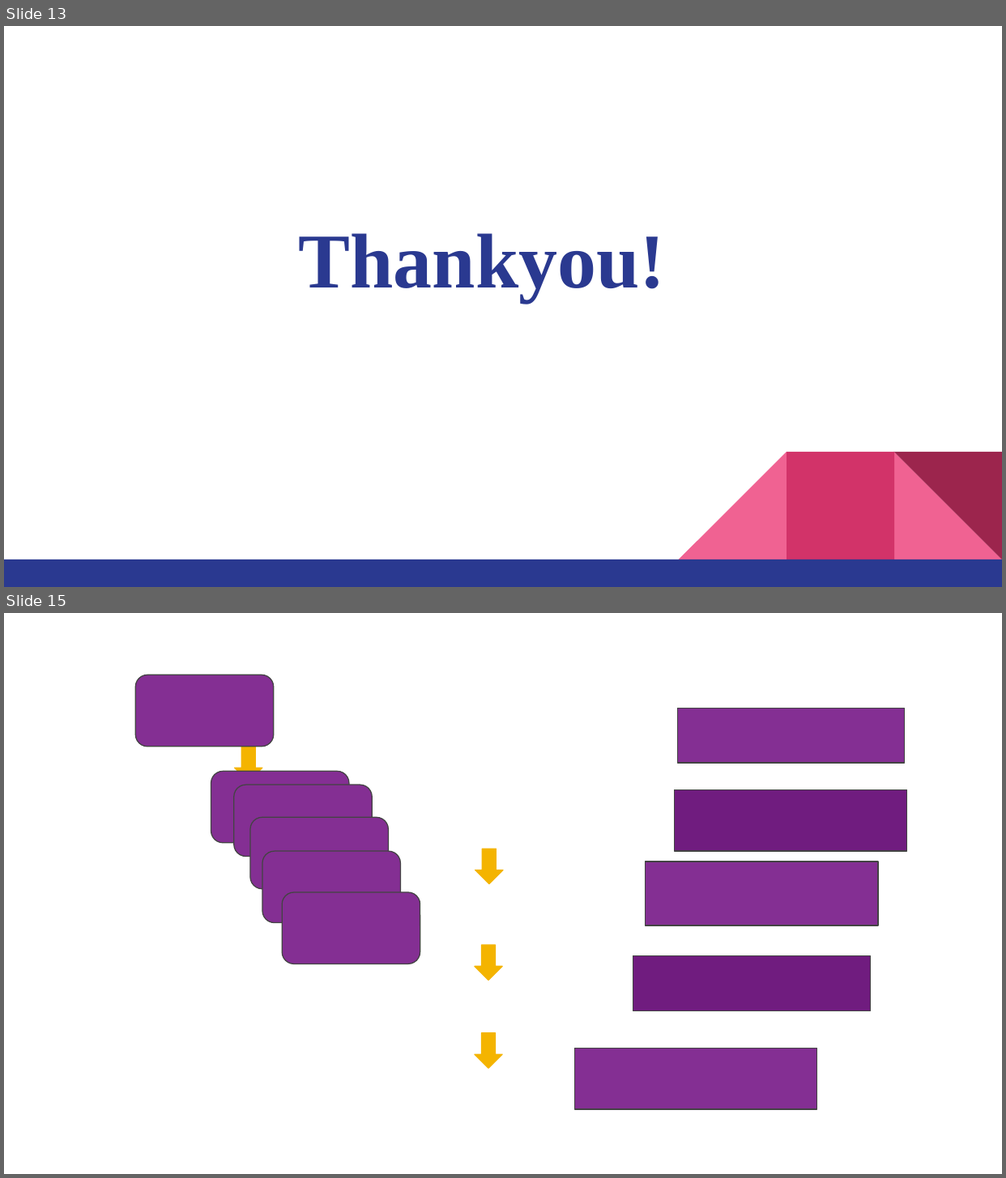
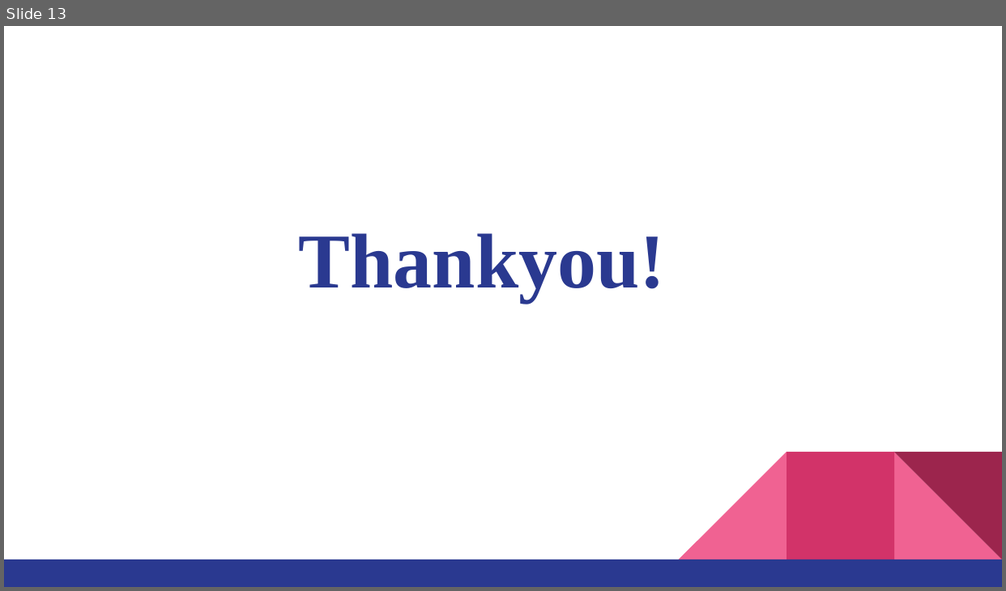
Before and after one commit to aryamishra452/Infosys_Springboard_Virtual_Internship-2026_Batch-11_Team-B, a slide deck: ElectViz_TeamPPT.pptx. Shown one above the other, each under a label of ours: slides 13 and 15 before the commit, slide 13 after it; the slides between them are not shown. The pictures are 1006x1178 and 1006x591 pixels, drawn with LibreOffice and Linux fonts; fonts in the diff are those of the drawing. Boxes give left, top, right and bottom in pixels: in the first picture for what was removed or moved away, otherwise in the second. Text is boxed around its words. In the diff, an @@ line names an element or a change of style, - is before the commit and + after.

```diff
--- a/ElectViz_TeamPPT.pptx
+++ b/ElectViz_TeamPPT.pptx
@@ slide 15 removed at [4, 613, 1002, 1174], background #FFFFFF @@
@@ rounded rectangle removed at [136, 675, 274, 747] @@
@@ rectangle removed at [678, 708, 904, 763] @@
@@ down arrow removed at [235, 747, 262, 781] @@
@@ rounded rectangle removed at [211, 772, 348, 844] @@
@@ rounded rectangle removed at [233, 785, 371, 857] @@
@@ rectangle removed at [675, 790, 907, 850] @@
@@ rounded rectangle removed at [250, 818, 388, 889] @@
@@ rounded rectangle removed at [262, 851, 400, 923] @@
@@ down arrow removed at [475, 849, 503, 884] @@
@@ rectangle removed at [645, 862, 877, 926] @@
@@ rounded rectangle removed at [283, 892, 420, 965] @@
@@ down arrow removed at [475, 945, 503, 980] @@
@@ rectangle removed at [633, 956, 869, 1012] @@
@@ down arrow removed at [475, 1033, 503, 1068] @@
@@ rectangle removed at [575, 1048, 816, 1109] @@
```
Also in this commit, not shown: 1 other slide removed.
